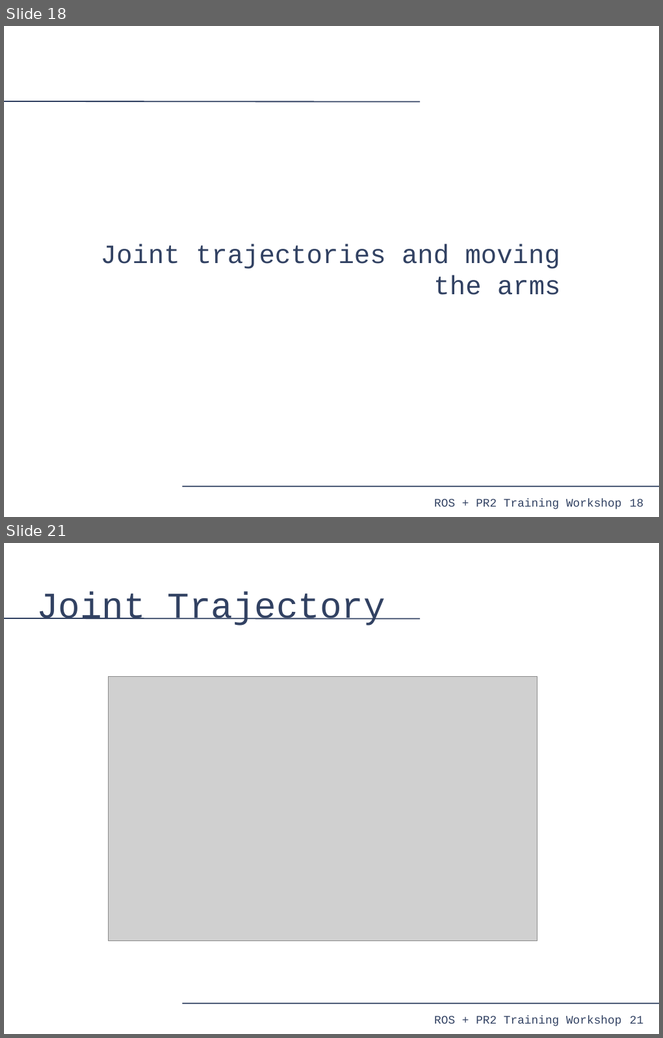
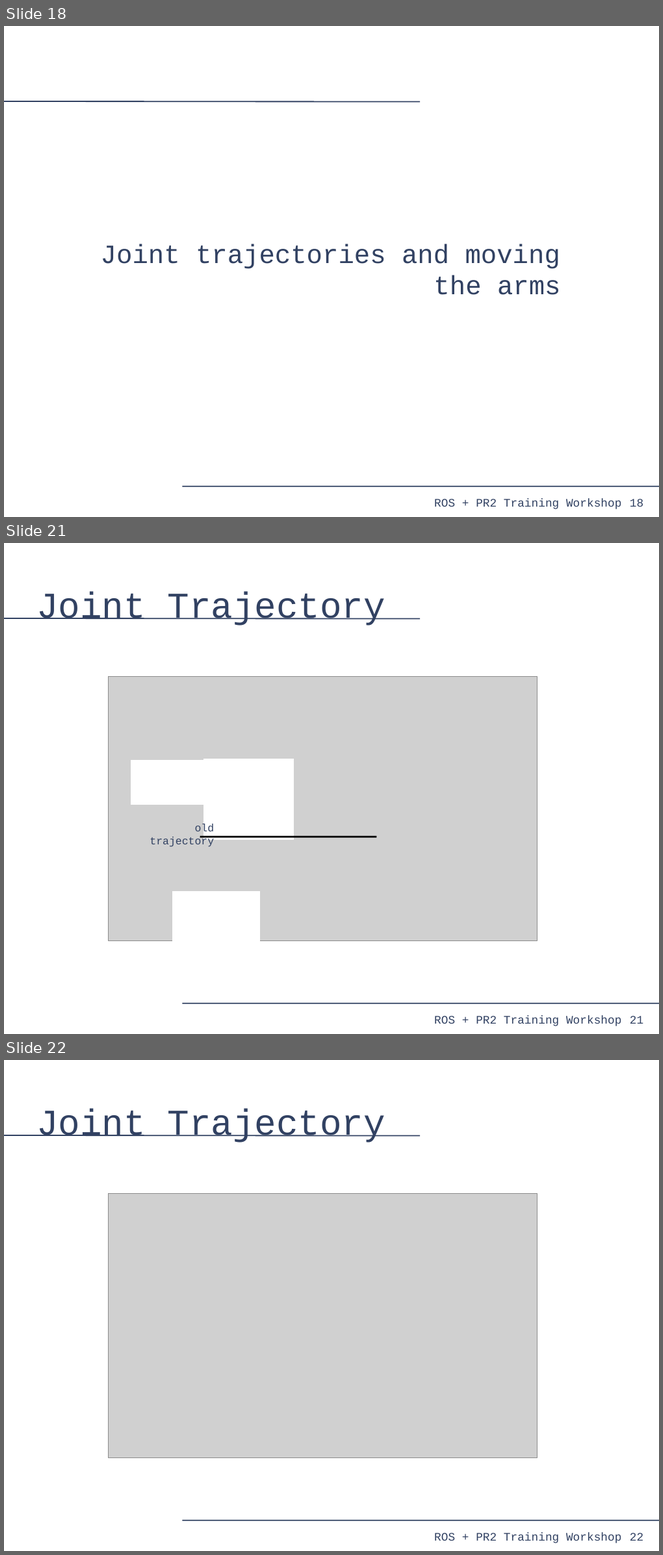
Before and after one commit to PR2/pr2_docs, a slide deck: pr2_training_workshop/moving_mechanism/slides.odp. Shown one above the other, each under a label of ours: slides 18 and 21 before the commit, slides 18, 21 and 22 after it; the slides between them are not shown. The pictures are 663x1038 and 663x1555 pixels, drawn with LibreOffice and Linux fonts; fonts in the diff are those of the drawing; grey boxes stand for pictures. Boxes give left, top, right and bottom in pixels: in the first picture for what was removed or moved away, otherwise in the second. Text is boxed around its words. In the diff, an @@ line names an element or a change of style, - is before the commit and + after.

Commit message:
Demonstration-based through joint trajectories

```diff
--- a/pr2_training_workshop/moving_mechanism/slides.odp
+++ b/pr2_training_workshop/moving_mechanism/slides.odp
@@ slide 21 added at [4,543,659,1034], background #FFFFFF; not listed: 4 template elements that a slide beside it also shows @@
@@ title added at [36,592,386,626], 44 pt, text #314162 @@
+Joint Trajectory
@@ picture added at [108,677,537,941] @@
@@ rectangle added at [131,761,254,804], fill #FFFFFF, outline #FFFFFF 0 pt @@
@@ rectangle added at [204,759,293,839], fill #FFFFFF, outline #FFFFFF 0 pt @@
@@ text added at [150,824,215,847], 13 pt, text #314162 @@
+old trajectory
@@ line added from (200, 837) to (377, 837), #000000 2.15 pt @@
@@ rectangle added at [173,891,259,967], fill #FFFFFF, outline #FFFFFF 0 pt @@
@@ what was slide 21 is now slide 22 @@
@@ page number at [630,1533,644,1541]: text changed @@
-21
+22
```
Also in this commit, not shown: 3 other slides added, 2 slides removed.
